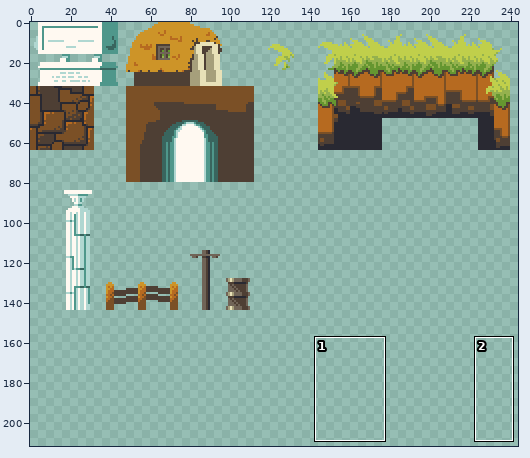
One commit to this sprite sheet: assets/Tile/Wastes.png. Above: a wide view before the commit, with the close-up outlined.
Close-up. First the earlier version:
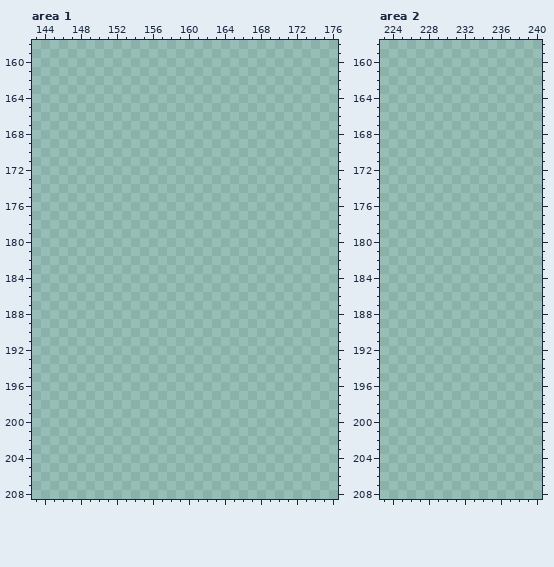
The file is 256x256 pixels. Shown: area 1: x 143..176, y 158..208; area 2: x 223..240, y 158..208. The wide view leaves out empty margins. The commit also changed other parts of the picture, which this record leaves out.
Palette (. is transparent): 
Now the later version:
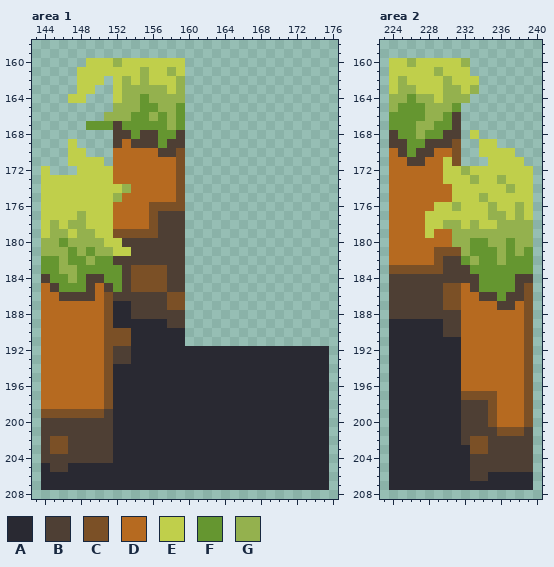
Colours new in this view: A #292932  B #4e3f34  C #7b5026  D #b66a20  E #c0cf4b  F #659630  G #94b14e
The exact change:
Changed rows in their new state; - is an unchanged pixel.
Area 1:
first column x 144:
160 -----EEEGEEEEEEE----------------
161 ----EEEEEEEGEEGE----------------
162 ----EEE-EGEGEEEG----------------
163 ----EE--EGGGGGEG----------------
164 ---EE---EGGFGGGG----------------
165 --------GGGFFGGF----------------
166 -------GGGFFGFGF----------------
167 -----FFFBFFFFFGF----------------
168 --------BBFBBFFB----------------
169 ---E----BDBBBFBB----------------
170 ---EE---DDDDDBBC----------------
171 ---EEEE-DDDDDDDC----------------
172 E---EEEEDDDDDDDC----------------
173 EEEEEEEEDDDDDDDC----------------
174 EEEEEEEEEGDDDDDC----------------
175 EEEEEEEEGDDDDDDC----------------
176 EEEEEEEEDDDDCCCC----------------
177 EEEEGEEEDDDDCBBB----------------
178 EGEGGEEEDDDDCBBB----------------
179 EGGEGGEECCCCCBBB----------------
180 GGFGGGGEEBBBBBBB----------------
181 GGGFGFGGEEBBBBBB----------------
182 FFGFFGFFBBBBBBBB----------------
183 FFGGFFFFFBCCCCBB----------------
184 BFFGFBBFFBCCCCBB----------------
185 DBFFFBDBFBCCCCBB----------------
186 DDBBBBDCBBBBBBCC----------------
187 DDDDDDDCAABBBBCC----------------
188 DDDDDDDCAABBBBBB----------------
189 DDDDDDDCAAAAAABB----------------
190 DDDDDDDCCCAAAAAA----------------
191 DDDDDDDCCCAAAAAA----------------
192 DDDDDDDCBBAAAAAAAAAAAAAAAAAAAAAA
193 DDDDDDDCBBAAAAAAAAAAAAAAAAAAAAAA
194 DDDDDDDCAAAAAAAAAAAAAAAAAAAAAAAA
195 DDDDDDDCAAAAAAAAAAAAAAAAAAAAAAAA
196 DDDDDDDCAAAAAAAAAAAAAAAAAAAAAAAA
197 DDDDDDDCAAAAAAAAAAAAAAAAAAAAAAAA
198 DDDDDDDCAAAAAAAAAAAAAAAAAAAAAAAA
199 CCCCCCCBAAAAAAAAAAAAAAAAAAAAAAAA
200 BBBBBBBBAAAAAAAAAAAAAAAAAAAAAAAA
201 BBBBBBBBAAAAAAAAAAAAAAAAAAAAAAAA
202 BCCBBBBBAAAAAAAAAAAAAAAAAAAAAAAA
203 BCCBBBBBAAAAAAAAAAAAAAAAAAAAAAAA
204 BBBBBBBBAAAAAAAAAAAAAAAAAAAAAAAA
205 ABBAAAAAAAAAAAAAAAAAAAAAAAAAAAAA
206 AAAAAAAAAAAAAAAAAAAAAAAAAAAAAAAA
207 AAAAAAAAAAAAAAAAAAAAAAAAAAAAAAAA
Area 2:
first column x 224:
160 EEGEEEEEG-------
161 EEEEEGEEE-------
162 EGEEEEGEEE------
163 EGGEEEGGEG------
164 GGFGGEGGG-------
165 GFFFGGGF--------
166 FFFFGGFB--------
167 FFFGGFFB--------
168 BFFGFFBB-E------
169 BBFFBBBC--EE----
170 DBFBBDDC--EEEE--
171 DDBBDDEC---EEEE-
172 DDDDDDEEGEEEEEEE
173 DDDDDDEEEGEEGEEE
174 DDDDDDDEEEEEEGEE
175 DDDDDDDEEEGEEEEE
176 DDDDDEEGEEEGEEGE
177 DDDDEEEEEEEGGEGE
178 DDDDEEGGEGEEGGGG
179 DDDDEDDGGGGGGGGG
180 DDDDDDDGGFFGGFGG
181 DDDDDCCCGFFFGFGF
182 DDDDDCBBFGFFGFFF
183 CCCCCCBBBFFFFFFF
184 BBBBBBBBBBFFFFBB
185 BBBBBBCCDBFFFFBC
186 BBBBBBCCDDBBFBBC
187 BBBBBBCCDDDDBBDC
188 BBBBBBBBDDDDDDDC
189 AAAAAABBDDDDDDDC
190 AAAAAABBDDDDDDDC
191 AAAAAAAADDDDDDDC
192 AAAAAAAADDDDDDDC
193 AAAAAAAADDDDDDDC
194 AAAAAAAADDDDDDDC
195 AAAAAAAADDDDDDDC
196 AAAAAAAADDDDDDDC
197 AAAAAAAACCCCDDDC
198 AAAAAAAABBBCDDDC
199 AAAAAAAABBBCDDDC
200 AAAAAAAABBBCDDDC
201 AAAAAAAABBBBCCCB
202 AAAAAAAABCCBBBBB
203 AAAAAAAAACCBBBBB
204 AAAAAAAAABBBBBBB
205 AAAAAAAAABBBBBBB
206 AAAAAAAAABBAAAAA
207 AAAAAAAAAAAAAAAA
